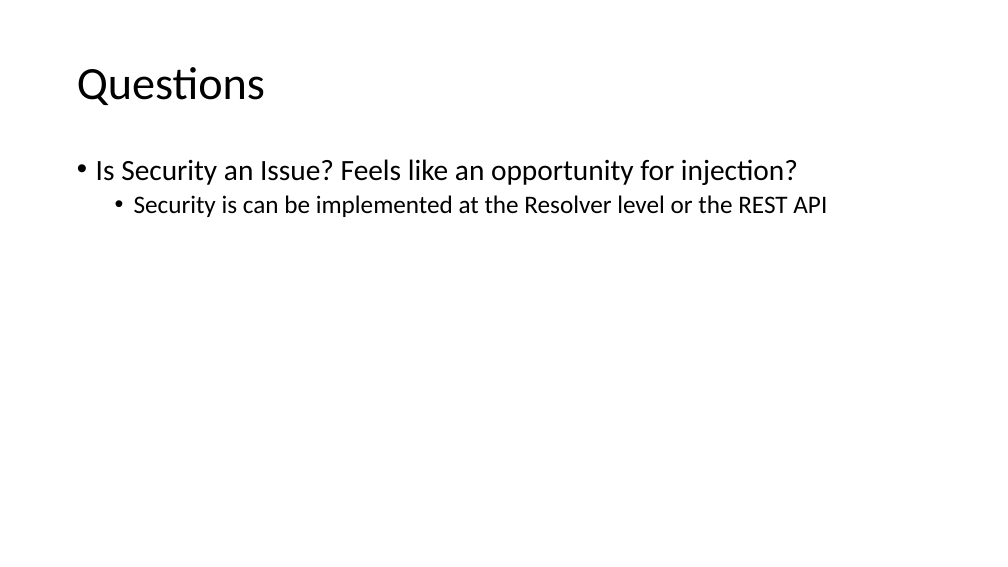
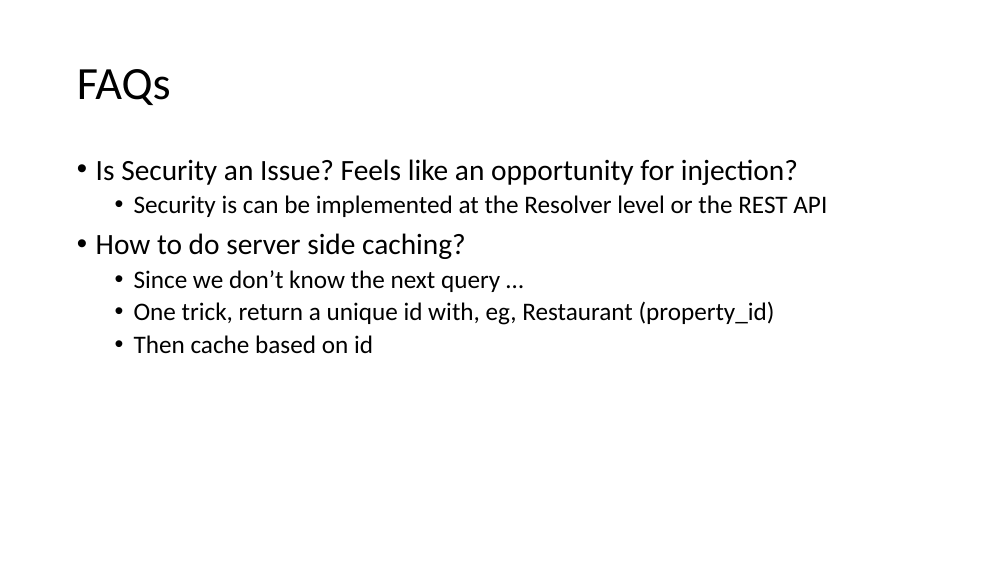
Before and after one commit to AlanCramer/BostonRestaurantInspections, a slide deck: slide 13 of Wormhole.pptx. Drawn at 1008x567 pixels with LibreOffice and Linux fonts; fonts in the diff are those of the drawing. Boxes give left, top, right and bottom in pixels: in the first picture for what was removed or moved away, otherwise in the second. Text is boxed around its words. In the diff, an @@ line names an element or a change of style, - is before the commit and + after.

```diff
--- a/Wormhole.pptx
+++ b/Wormhole.pptx
@@ title at [77,69,171,105]: text changed @@
-Questions
+FAQs
@@ text at [96,233,775,353]: paragraphs added @@
+• How to do server side caching?
+  • Since we don’t know the next query …
+  • One trick, return a unique id with, eg, Restaurant (property_id)
+  • Then cache based on id
```
Also in this commit, not shown: 2 other slides changed, 2 other files.
